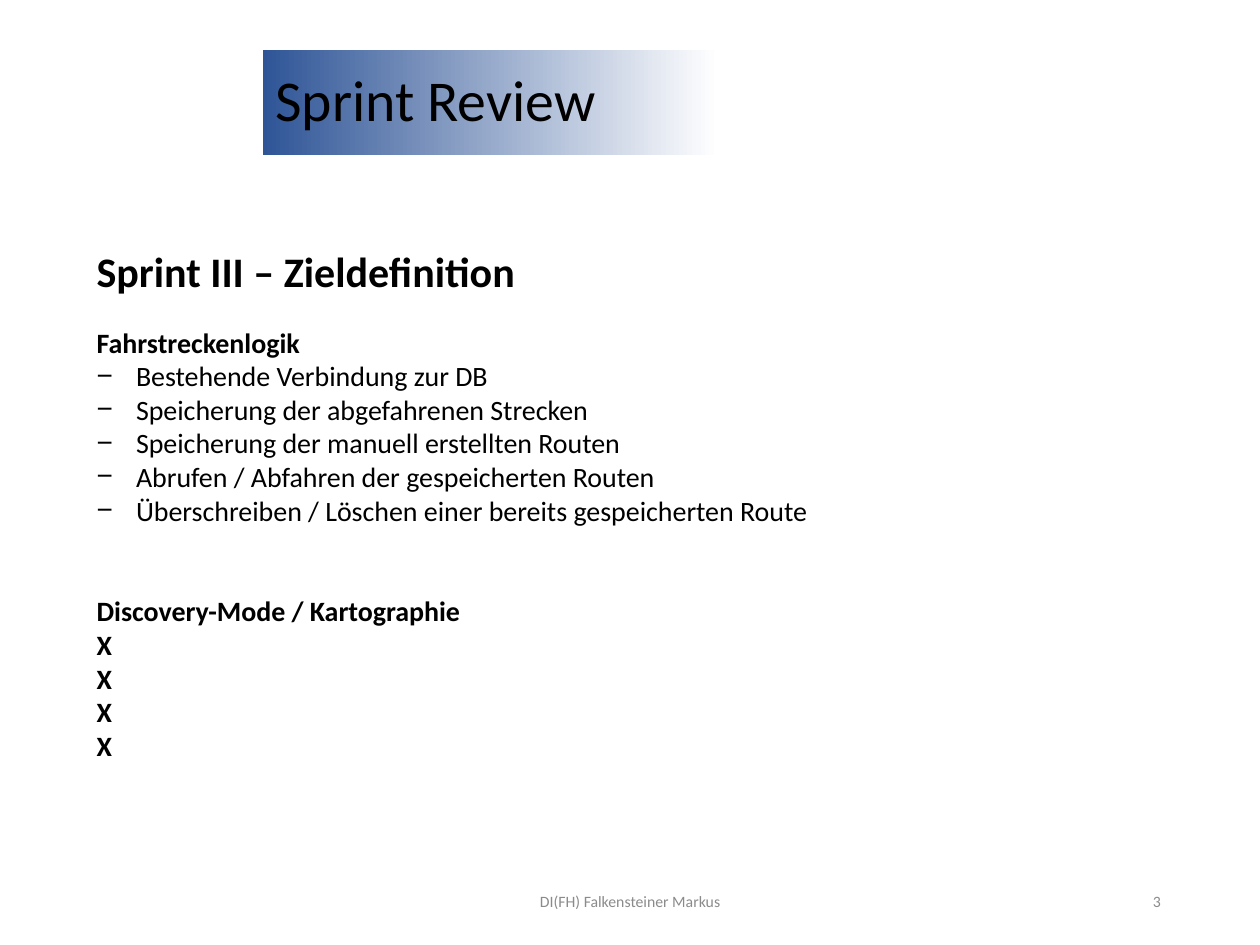
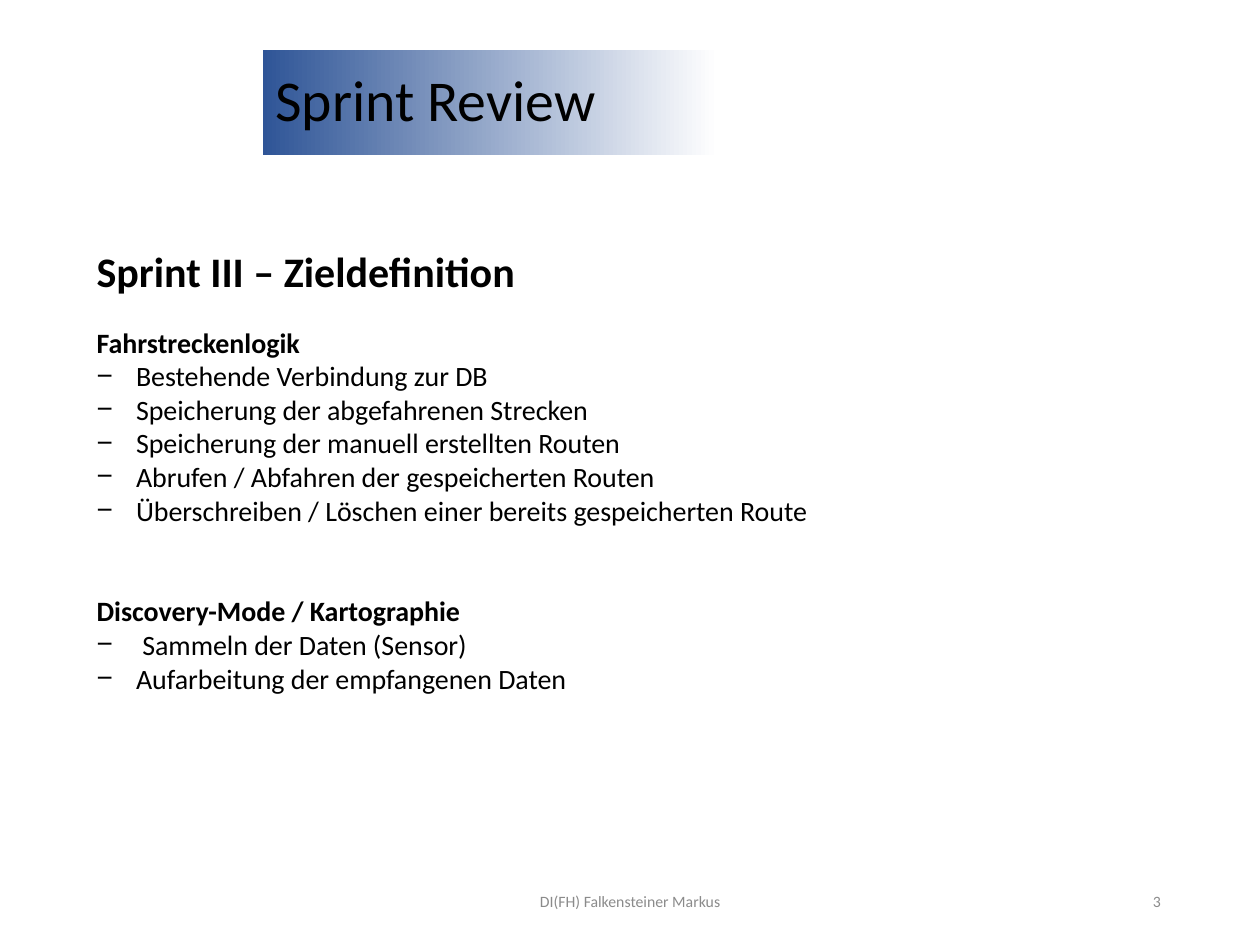
Before and after one commit to jonasaberger/SYP4_MBOT_G1, a slide deck: slide 3 of 02_Backend/!_Docs/INF4_SYP_Gruppe1_Sprint3_Review.pptx. Drawn at 1260x945 pixels with LibreOffice and Linux fonts; fonts in the diff are those of the drawing; background and template pictures are left out. Boxes give left, top, right and bottom in pixels: in the first picture for what was removed or moved away, otherwise in the second. Text is boxed around its words. In the diff, an @@ line names an element or a change of style, - is before the commit and + after.

Commit message:
Update Sprint 3 review presentation

```diff
--- a/02_Backend/!_Docs/INF4_SYP_Gruppe1_Sprint3_Review.pptx
+++ b/02_Backend/!_Docs/INF4_SYP_Gruppe1_Sprint3_Review.pptx
@@ text at bbox=[136, 634, 566, 694]: text changed; bold off @@
-X
-X
-X
-X
+− Sammeln der Daten (Sensor)
+− Aufarbeitung der empfangenen Daten
```
Also in this commit, not shown: 1 other slide changed.
